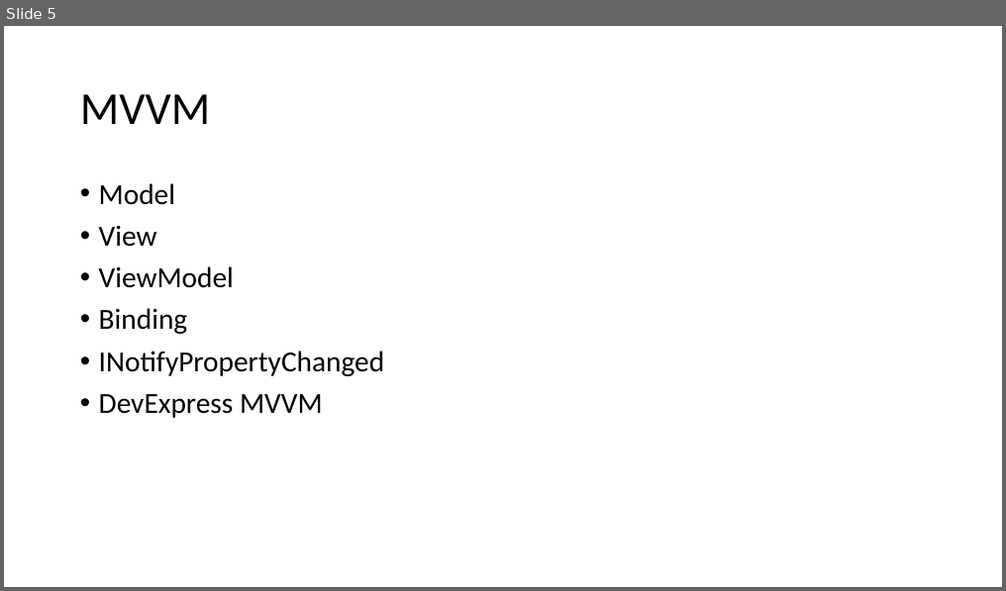
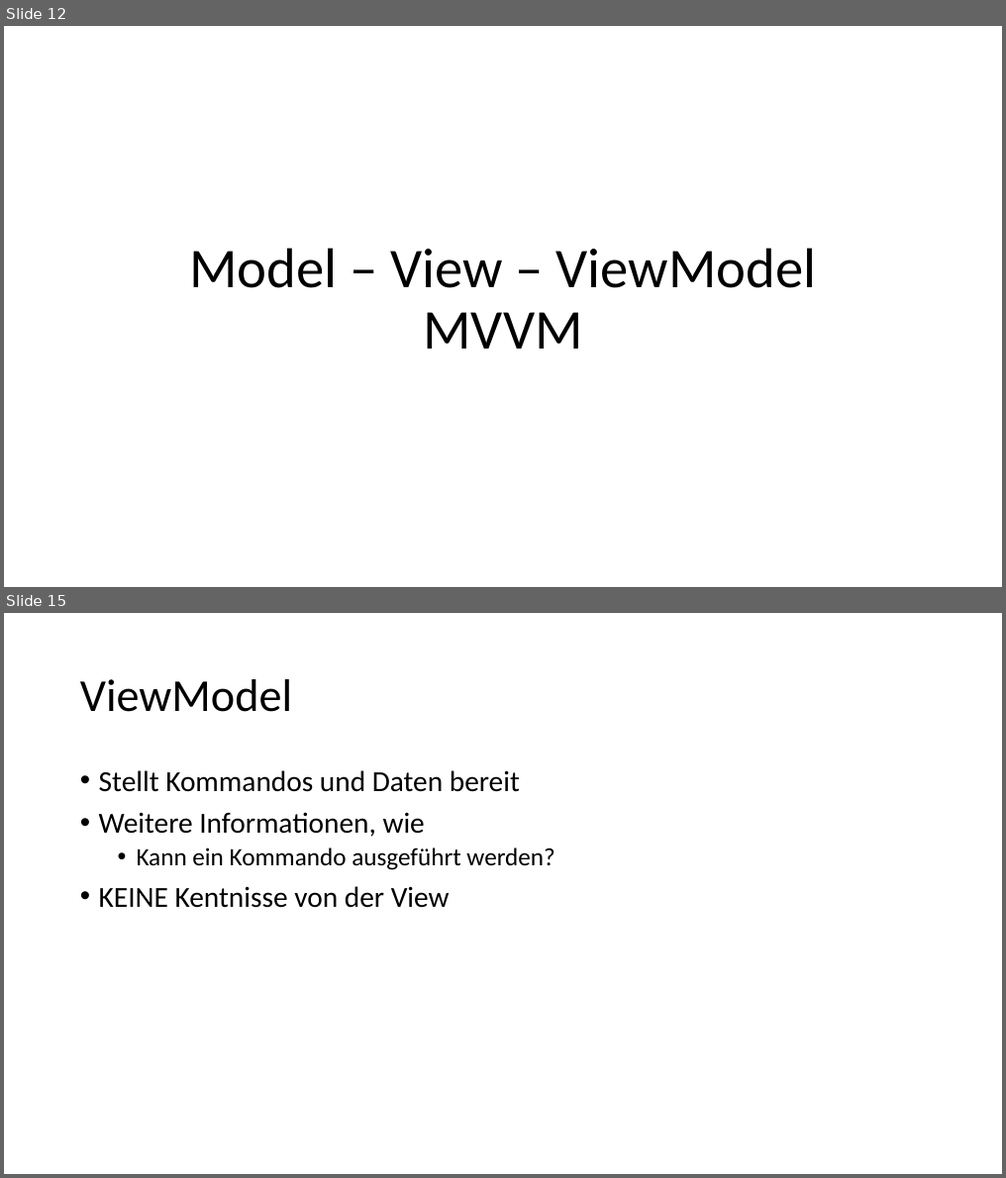
Before and after one commit to Steffen543/InformatikSeminarDemo, a slide deck: Präsentation_Steffen.pptx. Shown one above the other, each under a label of ours: slide 5 before the commit, slides 12 and 15 after it; the slides between them are not shown. The pictures are 1006x591 and 1006x1178 pixels, drawn with LibreOffice and Linux fonts; fonts in the diff are those of the drawing. Boxes give left, top, right and bottom in pixels: in the first picture for what was removed or moved away, otherwise in the second. Text is boxed around its words. In the diff, an @@ line names an element or a change of style, - is before the commit and + after.

```diff
--- a/Präsentation_Steffen.pptx
+++ b/Präsentation_Steffen.pptx
@@ slide 15 added at (4, 613, 1002, 1174), background #FFFFFF @@
@@ title added at (80, 679, 292, 712), 44 pt, text #000000 @@
+ViewModel
@@ text added at (99, 770, 554, 908), 28 pt, text #000000 @@
+• Stellt Kommandos und Daten bereit
+• Weitere Informationen, wie
+  • Kann ein Kommando ausgeführt werden?
+• KEINE Kentnisse von der View
@@ what was slide 5 is now slide 12 @@
@@ slide 12 changed as well @@
@@ title "Model – View – ViewModel ..." at (189, 248, 817, 349): vertical alignment top to middle @@
@@ title removed at (80, 94, 211, 124) @@
-MVVM
@@ title at (189, 248, 817, 349): text changed; size 28 to 54 pt @@
-• Model
-• View
-• ViewModel
-• Binding
-• INotifyPropertyChanged
-• DevExpress MVVM
+Model – View – ViewModel
+MVVM
```
Also in this commit, not shown: 3 other slides changed, 15 other slides added, 6 slides removed, 28 other files.
